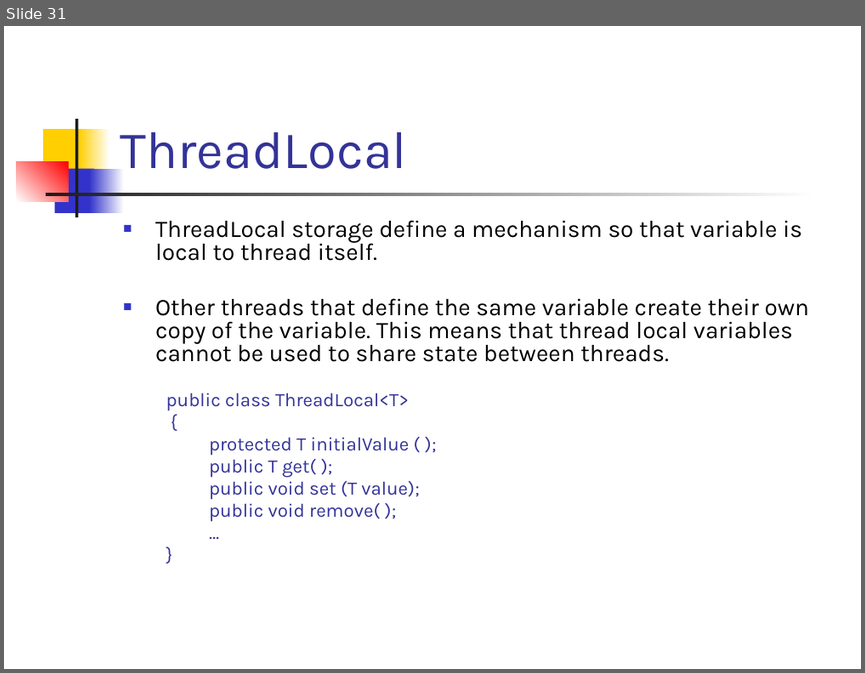
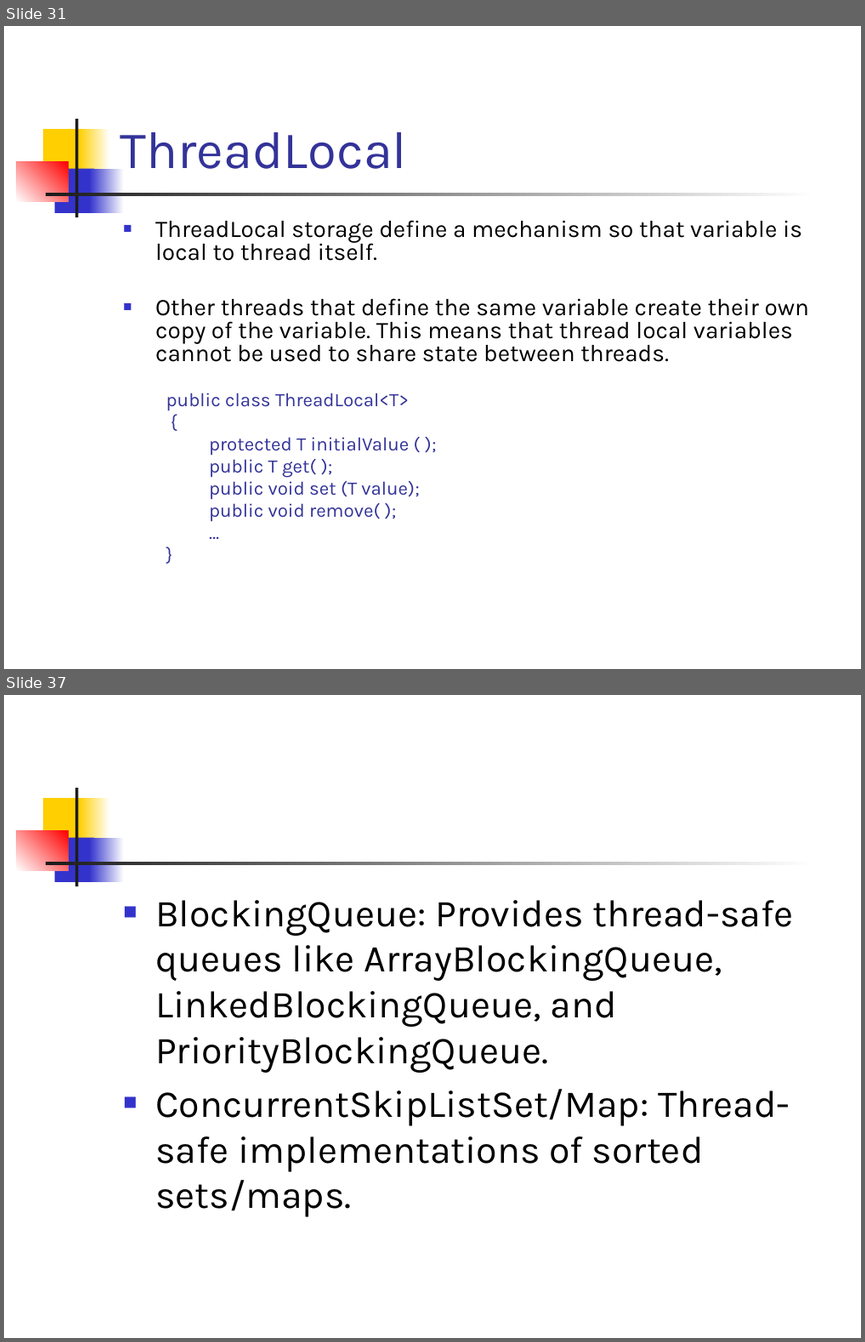
Before and after one commit to SarathaNatraj/MOBILITY-PLATFORM, a slide deck: CORE JAVA/MATERIALS/Java-Threads-and-Synchronization.pptx. Shown one above the other, each under a label of ours: slide 31 before the commit, slides 31 and 37 after it; the slides between them are not shown. The pictures are 865x673 and 865x1342 pixels, drawn with LibreOffice and Linux fonts; fonts in the diff are those of the drawing. Boxes give left, top, right and bottom in pixels: in the first picture for what was removed or moved away, otherwise in the second. Text is boxed around its words. In the diff, an @@ line names an element or a change of style, - is before the commit and + after.

Commit message:
Adding ThreadSafety, Concurrent collections code samples, materials

```diff
--- a/CORE JAVA/MATERIALS/Java-Threads-and-Synchronization.pptx
+++ b/CORE JAVA/MATERIALS/Java-Threads-and-Synchronization.pptx
@@ slide 37 added at (x1=4, y1=695, x2=861, y2=1338), background #FFFFFF; not listed: 7 template elements that a slide beside it also shows @@
@@ text added at (x1=155, y1=900, x2=793, y2=1217), 32 pt, text #000000 @@
+■ BlockingQueue: Provides thread-safe queues like ArrayBlockingQueue, LinkedBlockingQueue, and PriorityBlockingQueue.
+■ ConcurrentSkipListSet/Map: Thread-safe implementations of sorted sets/maps.
```
Also in this commit, not shown: 11 other slides added, 11 other files.
